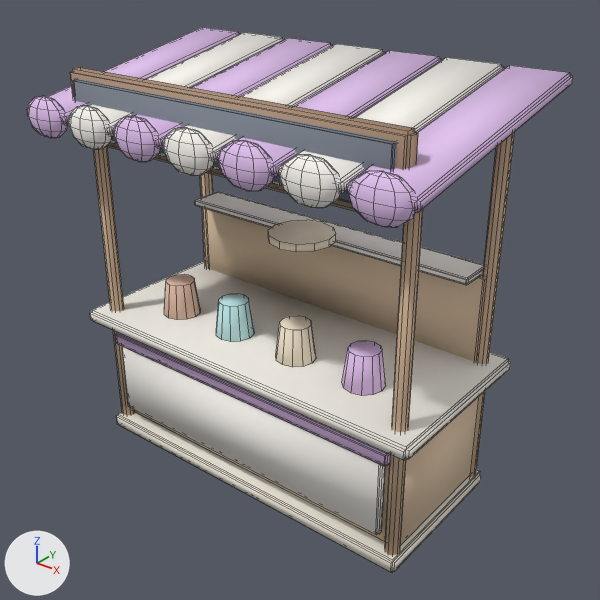
The FBX model CarrinhoSorvete_NovoProjeto/Assets/GirlPower/Orla3D/Models/MarketStall_Artesanato.fbx, before and after one commit.
Both versions are drawn from a 50 mm camera at (3.12, -3.78, 3.58) aimed at (0.12, -0.03, 1.26). Arrows for +X, +Y and +Z are at lower left; the lights stay in place. The older version comes first. Mesh edges are drawn as thin lines. Where no turn or scale is listed for an object, it has been applied to the vertices.

Names of what the first picture shows: 'Estab_Base', 'Estab_CanopyFade'.
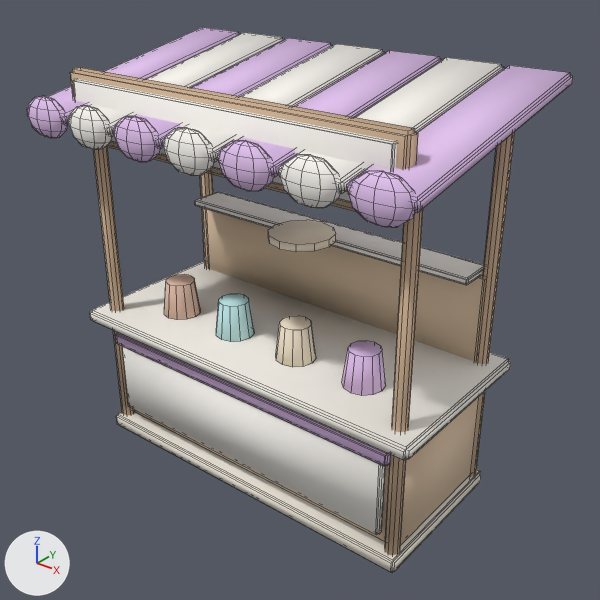
Changed parts and their boxes (x1, y1, x2, y2) in the pictures (600 x 600 px):
part 1 of me_baseplinth, recoloured: (70, 67, 418, 211) in both
part 2 of me_baseplinth, recoloured (grey to white): (73, 79, 397, 203) in both

The edits, one by one:
me_baseplinth has 488 vertices, 388 faces and spans x -1.32..1.32, y -0.64..0.62, z 0.0..2.64.
me_baseplinth is used by ob_estab_base; location (0.0, 0.0, 0.0).
me_baseplinth part 1: all 30 faces that had it switch from mat_ac_wooddark (beige #af937a) to mat_ac_woodwarm (beige #d3b596).
me_baseplinth part 2: all 30 faces that had it switch from mat_ac_metaldark (grey #7c838f) to mat_ac_cream (white #fdf9f3).
